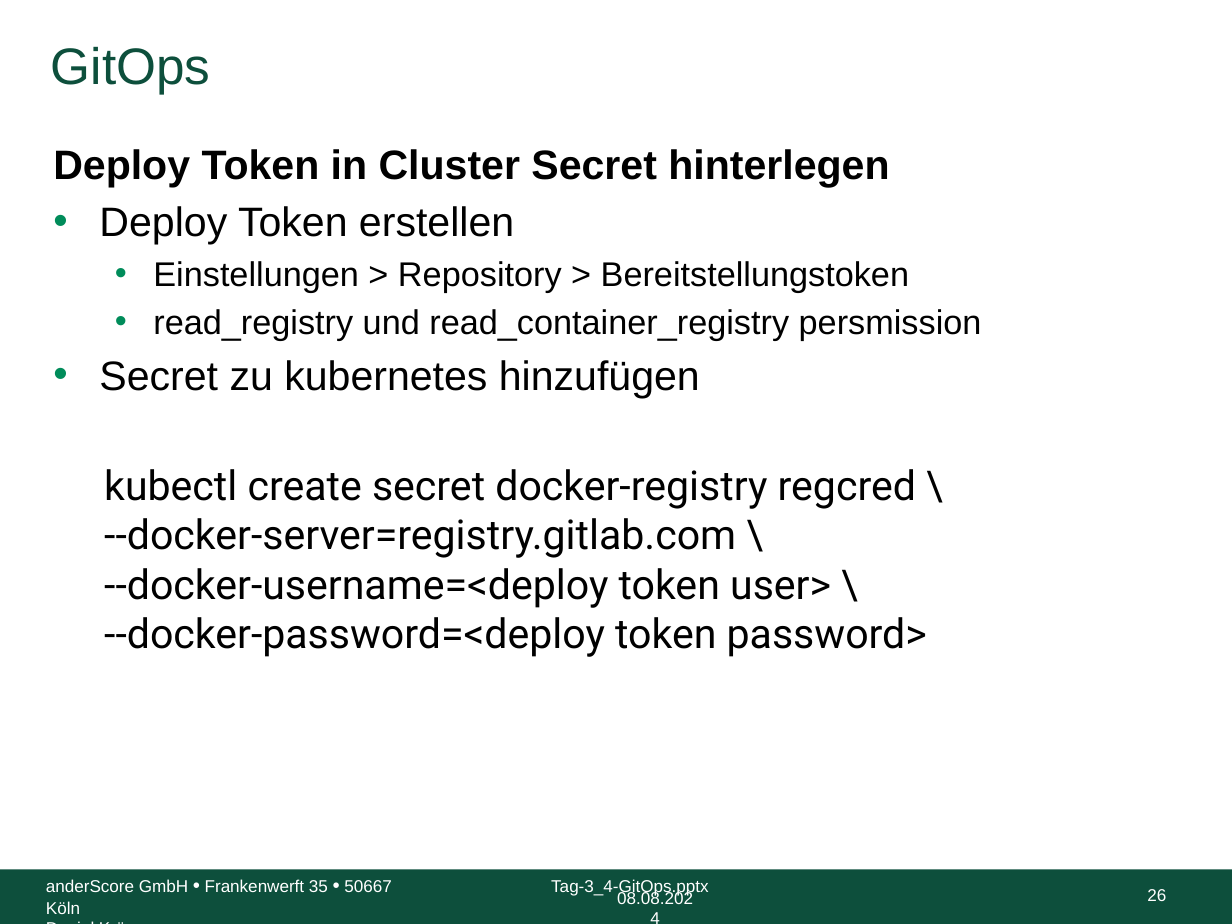
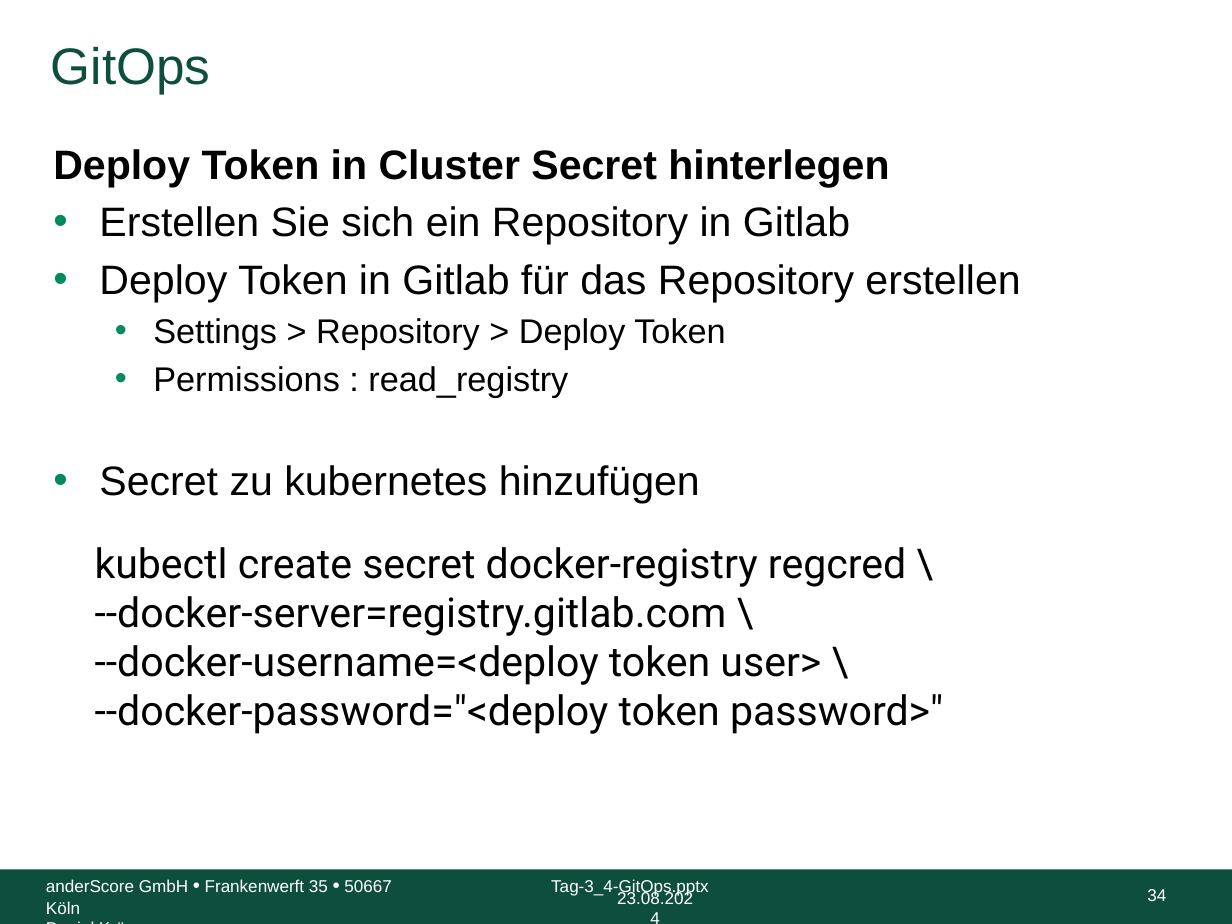
Before and after one commit to anderscore-gmbh/gitlab, a slide deck: slide 34 of slides/Tag-3_4-GitOps.pptx (slide 26 before the commit). Drawn at 1232x924 pixels with LibreOffice and Linux fonts; fonts in the diff are those of the drawing; background and template pictures are left out. Boxes give left, top, right and bottom in pixels: in the first picture for what was removed or moved away, otherwise in the second. Text is boxed around its words. In the diff, an @@ line names an element or a change of style, - is before the commit and + after.

```diff
--- a/slides/Tag-3_4-GitOps.pptx
+++ b/slides/Tag-3_4-GitOps.pptx
@@ text at <box>99,206,1020,398</box>: text changed; size 20 to 24 pt @@
-• Deploy Token erstellen
-  • Einstellungen > Repository > Bereitstellungstoken
-  • read_registry und read_container_registry persmission
+• Erstellen Sie sich ein Repository in Gitlab
+• Deploy Token in Gitlab für das Repository erstellen
+  • Settings > Repository > Deploy Token
+  • Permissions : read_registry
@@ text "kubectl create secret docker-registry regcred ...": place and size @@
-text "kubectl create secret docker-registry regcred ..." at <box>104,469,927,657</box>
+text "kubectl create secret docker-registry regcred ..." at <box>95,547,943,734</box>
@@ text at <box>95,694,943,734</box>: text changed @@
---docker-password=<deploy token password>
+--docker-password="<deploy token password>"
@@ text at <box>617,890,693,904</box>: text changed @@
-08.08.2024
+23.08.2024
@@ page number at <box>1147,889,1166,901</box>: text changed @@
-26
+34
```
Also in this commit, not shown: 44 other slides changed, 9 slides added.
